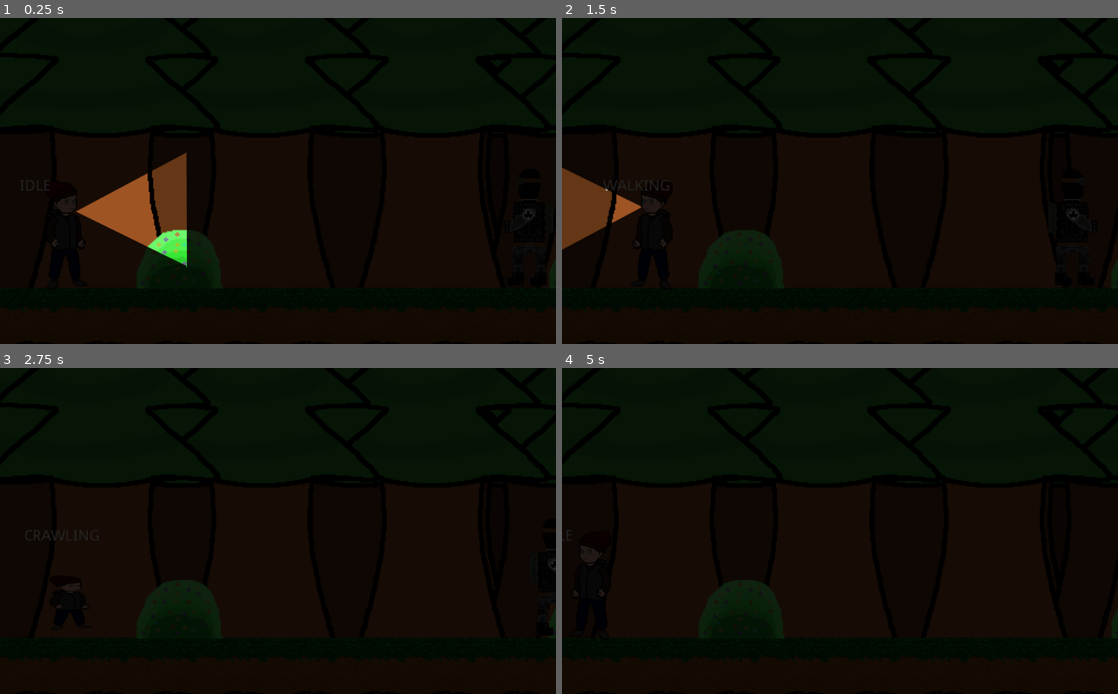
Above: before the commit, frames 1-4 (two rows, left to right).
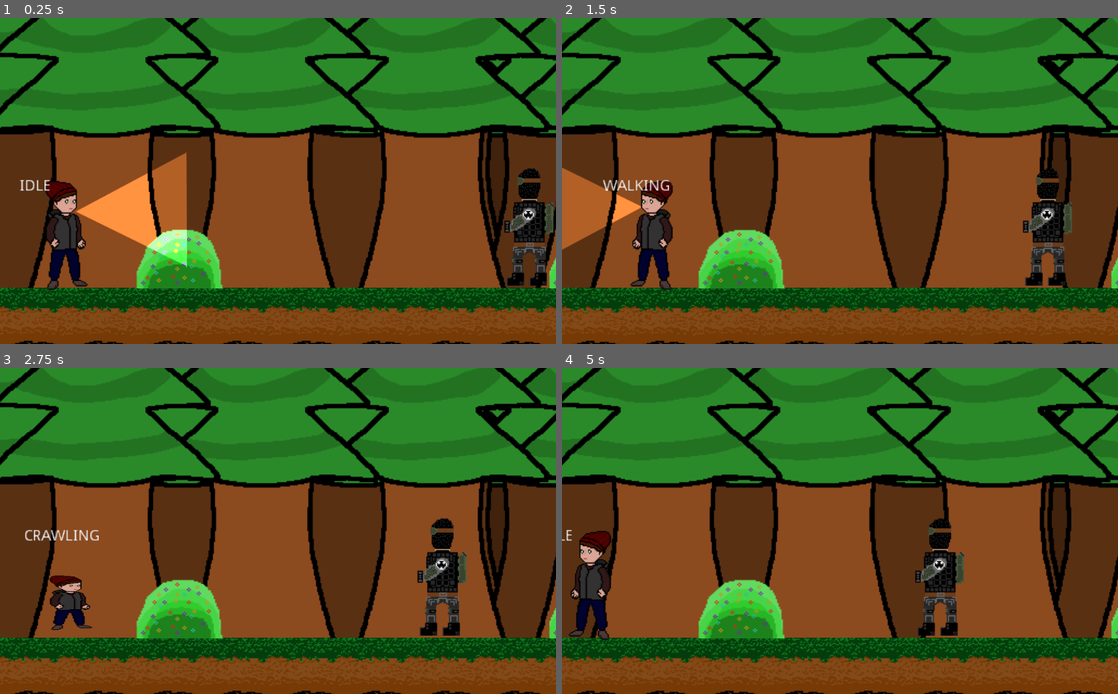
Above: after the commit, the same moments.

Repository: Cpt-Barbosa/Projet-S4-IUT-DIJON
Game: Godot game, scene res://scenes/Zone_2_Entree.tscn
Two runs of this game, one before a commit and one after it. Both use one fixed random seed, a clock stepped at 60 frames per second and the inputs below.
Inputs:
- Up to frame 1 (0.25 s): no input
- Up to frame 2 (1.5 s): hold D (move_right) 0.53-1.28 s; hold Shift (crouch) 0.53-1.28 s; tap F (flashlight) at 0.8, 1.35 s; hold Q (move_left) from 1.28 s (still down)
- Up to frame 3 (2.75 s): tap Shift (crouch) at 1.55 s; release Q (move_left) at 2.03 s; hold D (move_right) from 2.03 s (still down); hold Shift (crouch) from 2.03 s (still down); tap F (flashlight) at 2.3 s
- Up to frame 4 (5 s): release Shift (crouch) at 2.78 s; tap F (flashlight) at 2.85, 3.8 s; tap Shift (crouch) at 3.05, 4.35 s; release D (move_right) at 3.53 s; hold Q (move_left) from 3.53 s (still down); tap E (interact) at 3.6 s

The runs differ from the first frame. In frame 1, 91% of the frame differs, in the area x 0-100%, y 0-100%; in frame 2, 92%; in frame 3, 91%; in frame 4, 92%.

Commit message:
Détection de la lampe par le garde
Remettage de fichier au bon endroit

Diff:
--- a/Garde.gd
+++ /dev/null
@@ -1,48 +0,0 @@
-extends KinematicBody2D
-
-onready var player = get_parent().get_node("Joueur")
-
-var velocity = Vector2.ZERO
-var speed = 32
-
-#si le joueur est dans la zone de vision du garde
-var in_range=false
-#
-var see_player=false
-#si le garde bouge vers la gauche
-var is_moving_left=true
-
-#compteur pour le nombre de tour que fait le garde
-var i = 0
-#position minimale du garde en x il change de sens après avoir atteint cette position
-export var min_x=0
-#même chose mais max
-export var max_x=100
-#nombre max de tour que fait le garde avant de se stopper
-export var max_tour=2
-#temps que le garde reste sans bouger (TO-DO)
-export var stop_time=2
-
-func apply_movement():
-	velocity.x=-speed if is_moving_left else speed
-	velocity=move_and_slide(velocity, Vector2.UP)
-
-func is_seeing():
-	if !player.hidden && in_range || player.hidden && in_range && player.flashlight.is_enabled():
-		see_player=true
-	else:
-		see_player=false
-
-func detect_turn():
-	if position.x <=min_x || position.x >=max_x:
-		scale.x=-scale.x
-		is_moving_left= !is_moving_left
-		i+=1
-
-func _on_Sight_body_entered(body):
-	if body == player:
-		in_range=true
-
-func _on_Sight_body_exited(body):
-	if body == player:
-		in_range=false
--- a/scenes/Zone_2_Entree.tscn
+++ b/scenes/Zone_2_Entree.tscn
@@ -69,7 +69,6 @@
 
 [node name="Ambience" type="CanvasModulate" parent="."]
 z_index = -1
-color = Color( 0.156863, 0.156863, 0.156863, 1 )
 
 [node name="sol" type="TileMap" parent="."]
 tile_set = SubResource( 7 )
@@ -124,8 +123,8 @@
 
 [node name="Garde" parent="." instance=ExtResource( 2 )]
 position = Vector2( 495, 520 )
-min_x = 459
-max_x = 712
+min_x = 270
+max_x = 720
 
 [node name="Lampadaire" type="AnimatedSprite" parent="."]
 position = Vector2( 712, 448 )
--- a/scripts/Garde.gd
+++ b/scripts/Garde.gd
@@ -28,7 +28,7 @@
 	velocity=move_and_slide(velocity, Vector2.UP)
 
 func is_seeing():
-	if !player.hidden && in_range:
+	if !player.hidden && in_range || player.hidden && in_range && player.flashlight.is_enabled():
 		see_player=true
 	else:
 		see_player=false
